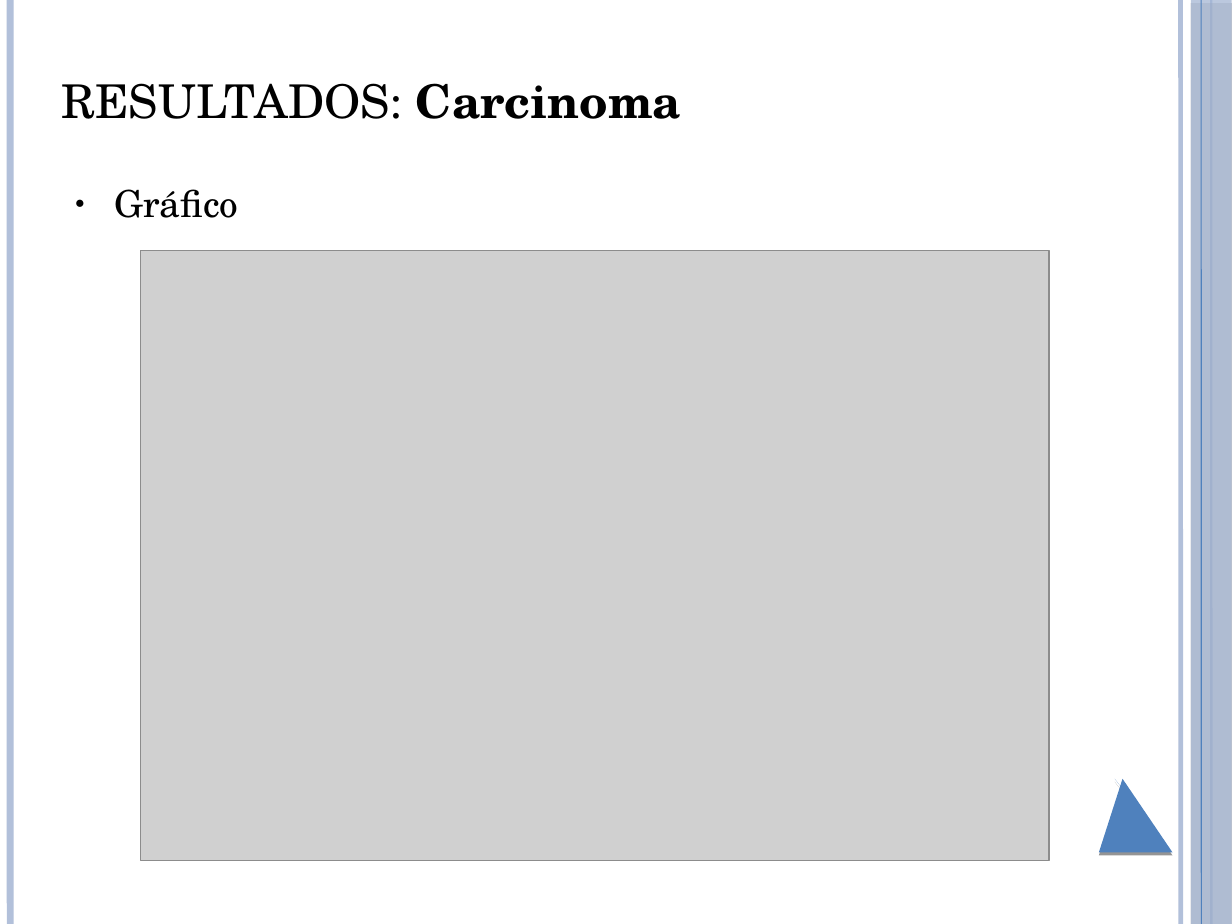
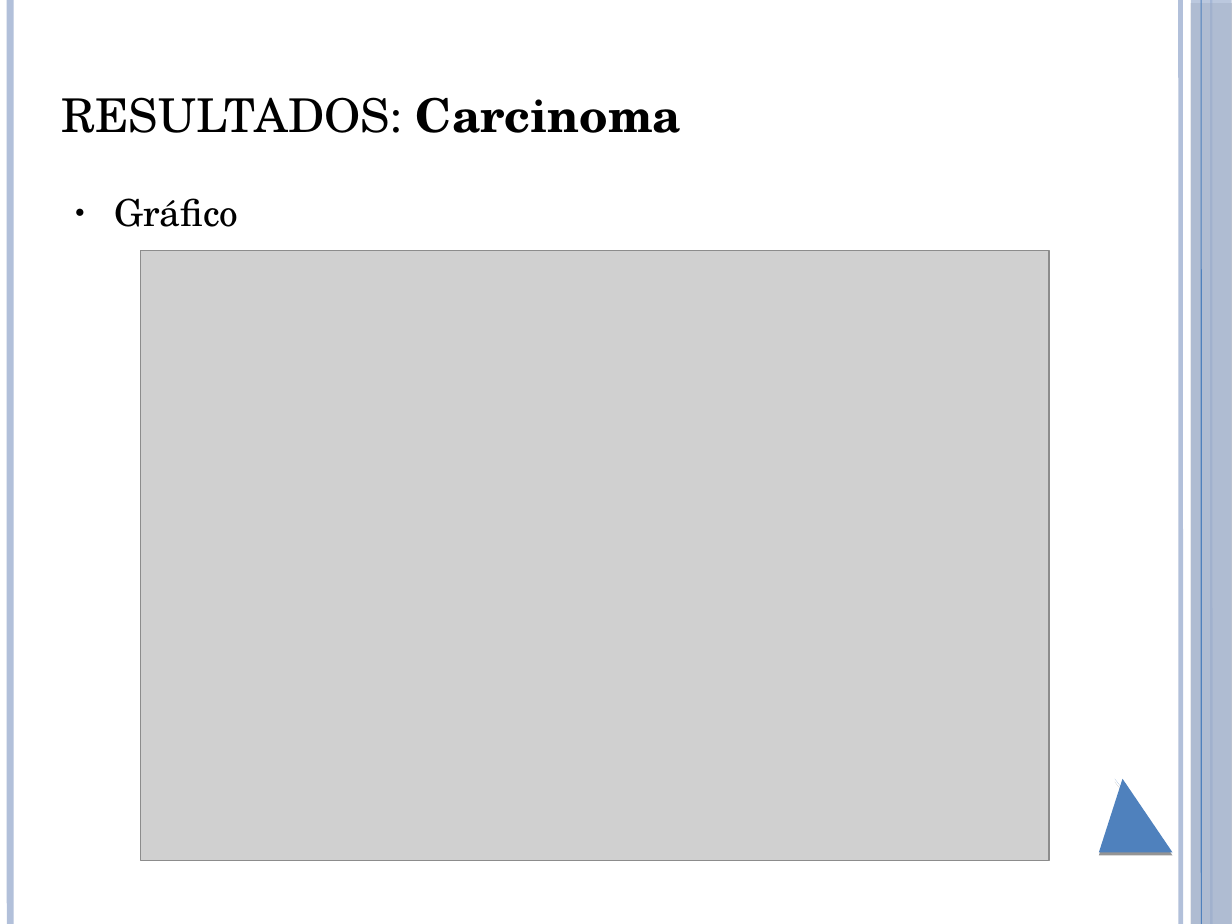
Before and after one commit to brunoliveira8/pdi, a slide deck: slide 15 of trabalho 6/apresentacao.pptx. Drawn at 1232x924 pixels with LibreOffice and Linux fonts; fonts in the diff are those of the drawing; grey boxes stand for pictures. Boxes give left, top, right and bottom in pixels: in the first picture for what was removed or moved away, otherwise in the second. Text is boxed around its words. In the diff, an @@ line names an element or a change of style, - is before the commit and + after.

Commit message:
Pequenas modificações no layout da apresentação e geração de um .pdf.

```diff
--- a/trabalho 6/apresentacao.pptx
+++ b/trabalho 6/apresentacao.pptx
@@ title "RESULTADOS: Carcinoma": place and size @@
-title "RESULTADOS: Carcinoma" at [62, 83, 681, 119]
+title "RESULTADOS: Carcinoma" at [62, 97, 681, 133]
@@ text "Gráfico": place and size @@
-text "Gráfico" at [114, 189, 238, 218]
+text "Gráfico" at [114, 198, 238, 227]
```
Also in this commit, not shown: 2 other slides changed, 1 other file.
